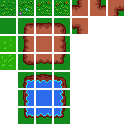
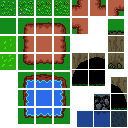
Two versions of the same layered image (128×128). Layer-by-layer changes:
moved "Layer 2" above "Layer 1", painted on it over (x1=72, y1=19, x2=127, y2=110)
removed layer "Layer 0" over (x1=72, y1=19, x2=124, y2=124)
removed layer "BasicTiles" over (x1=72, y1=19, x2=124, y2=124)
painted on "Layer 1" over (x1=72, y1=19, x2=127, y2=127)
